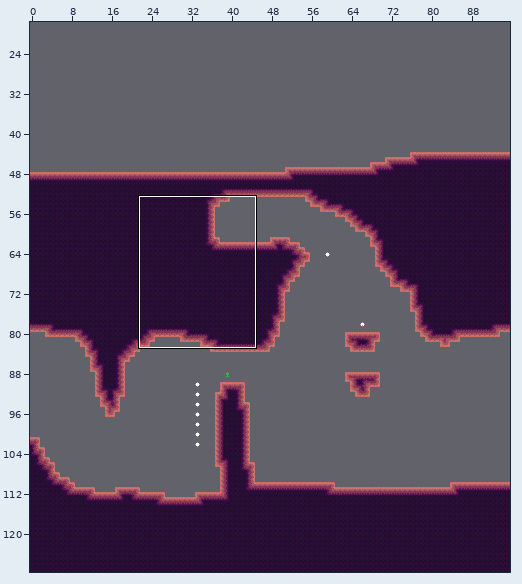
Level history. Tiled map (JSON): assets/world/room/dirt2.json. Above, an overview of the earlier version with the close-up marked.
Close-up. As it was:
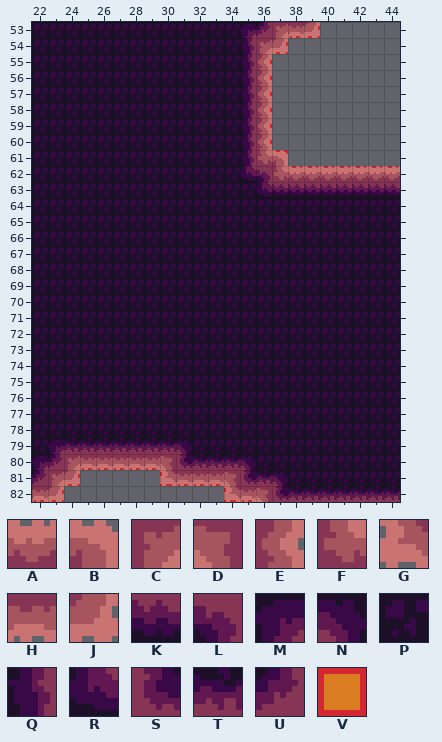
Cells are 8x8 px. Shown: x 22..44, y 53..82. The commit also changed other parts of the map, which this record leaves out.
Key: from "dirt": A 1, B 2, C 3, D 4, E 15, F 16, G 26, H 27, J 28, K 50, L 51, M 60, N 61, P 63, Q 64, R 73, S 75, T 76, U 77; from "tools": V 1 "ground".
_ is an empty cell, # one hidden under a higher layer.
Layers that did not change in this view are not listed.
Layer "draft" before, first column x 22:
54 ###############V_______
55 ##############V________
56 ##############V________
57 ##############V________
58 ##############V________
59 ##############V________
60 ##############V________
61 ###############V_______
62 ################VVVVVVV
63 #######################
64 #######################
65 #######################
66 #######################
67 #######################
68 #######################
69 #######################
70 #######################
71 #######################
72 #######################
73 #######################
74 #######################
75 #######################
76 #######################
77 #######################
78 #######################
79 #######################
80 ###VVVVV###############
81 ##V_____VVVV###########
82 VV__________VV#########
Layer "map" before, first column x 22:
53 PPPPPPPPPPPPPMUCHJ_____
54 PPPPPPPPPPPPPQCJ_______
55 PPPPPPPPPPPPPQE________
56 PPPPPPPPPPPPPQE________
57 PPPPPPPPPPPPPQE________
58 PPPPPPPPPPPPPQE________
59 PPPPPPPPPPPPPQE________
60 PPPPPPPPPPPPPQE________
61 PPPPPPPPPPPPPQFB_______
62 PPPPPPPPPPPPPRLFAAAAAAA
63 PPPPPPPPPPPPPPRKKKKKKKK
64 PPPPPPPPPPPPPPPPPPPPPPP
65 PPPPPPPPPPPPPPPPPPPPPPP
66 PPPPPPPPPPPPPPPPPPPPPPP
67 PPPPPPPPPPPPPPPPPPPPPPP
68 PPPPPPPPPPPPPPPPPPPPPPP
69 PPPPPPPPPPPPPPPPPPPPPPP
70 PPPPPPPPPPPPPPPPPPPPPPP
71 PPPPPPPPPPPPPPPPPPPPPPP
72 PPPPPPPPPPPPPPPPPPPPPPP
73 PPPPPPPPPPPPPPPPPPPPPPP
74 PPPPPPPPPPPPPPPPPPPPPPP
75 PPPPPPPPPPPPPPPPPPPPPPP
76 PPPPPPPPPPPPPPPPPPPPPPP
77 PPPPPPPPPPPPPPPPPPPPPPP
78 PPPPPPPPPPPPPPPPPPPPPPP
79 PMTTTTTTTNPPPPPPPPPPPPP
80 MUCHHHHHDSTTTNPPPPPPPPP
81 UCJ_____GHHHDSTNPPPPPPP
82 HJ__________GHDSTTTTTTT
The result:
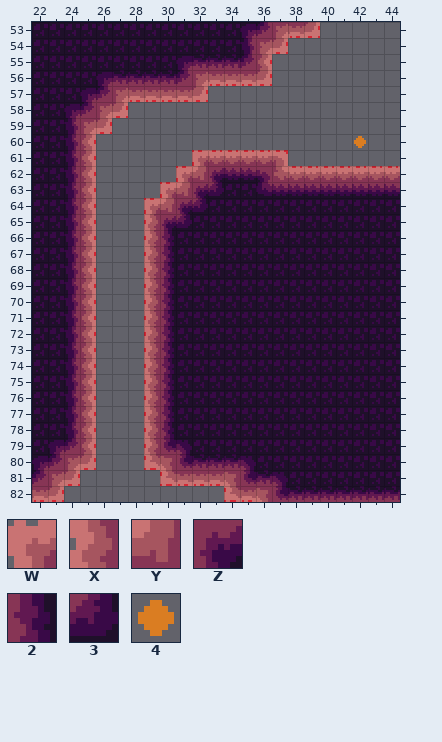
Further tiles: from "dirt": W 0, X 13, Y 17, Z 49, 2 62, 3 74; from "tools": 4 13.
Difference:
Changed rows in their new state; . is an unchanged cell.
Layer "entity":
first column x 42:
60 4
Layer "draft":
first column x 26:
57 .......____
58 .._________
59 .__________
60 ___________
61 ______.....
62 _____......
63 ____.......
64 ___........
65 ___........
66 ___........
67 ___........
68 ___........
69 ___........
70 ___........
71 ___........
72 ___........
73 ___........
74 ___........
75 ___........
76 ___........
77 ___........
78 ___........
79 ___........
80 ___........
Layer "map":
first column x 24:
55 .......MTTTU.
56 ..MTTTTUCHHHJ
57 .MUCHHHHJ____
58 MUCJ_________
59 QCJ__________
60 QE___________
61 QE______WAAAA
62 QE_____WYZKK.
63 QE____WYZ3...
64 QE___WYZ3....
65 QE___XZ3.....
66 QE___X2......
67 QE___X2......
68 QE___X2......
69 QE___X2......
70 QE___X2......
71 QE___X2......
72 QE___X2......
73 QE___X2......
74 QE___X2......
75 QE___X2......
76 QE___X2......
77 QE___X2......
78 QE___X2......
79 UE___XS......
80 .J___G.......
Pixel boxes of the changes (left, top, right, bottom) in both close-ups:
changed: (64, 54, 272, 470)
added: (354, 136, 366, 148)
